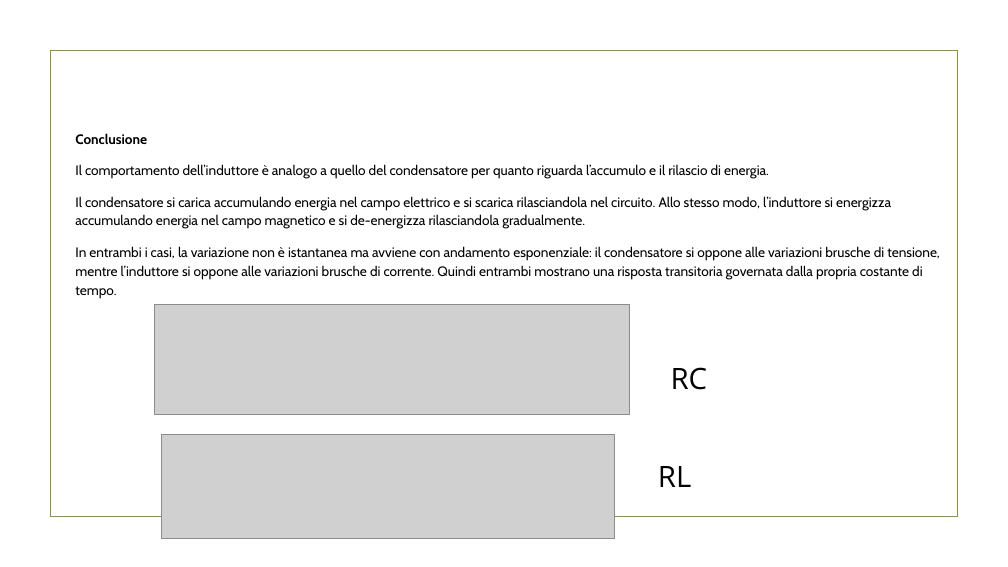
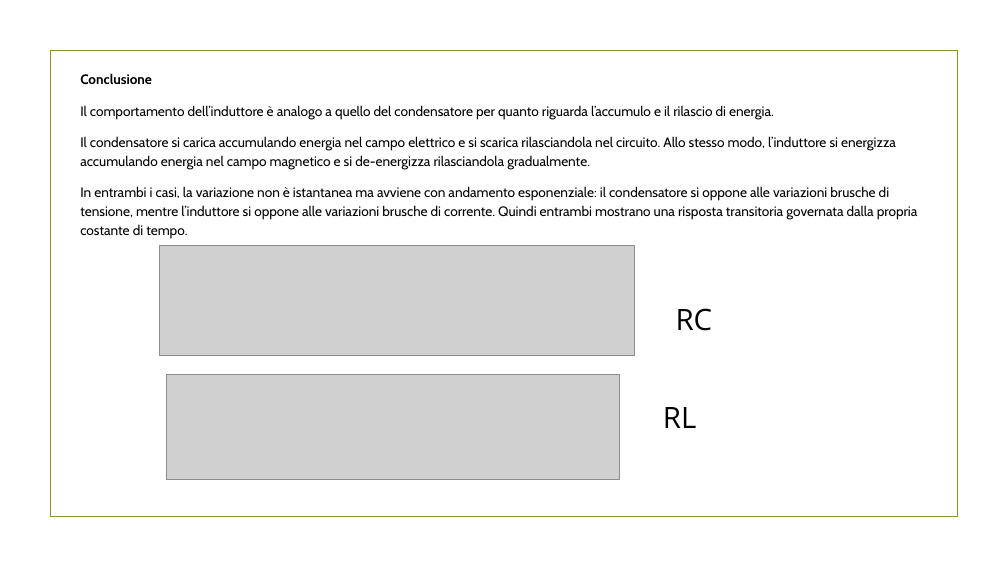
Before and after one commit to RiccardoSC2050/Progetto-sistemi-elettronici, a slide deck: slide 32 of presentazione/demoCompleta.pptx. Drawn at 1008x567 pixels with LibreOffice and Linux fonts; fonts in the diff are those of the drawing; grey boxes stand for pictures; background and template pictures are left out. Boxes give left, top, right and bottom in pixels: in the first picture for what was removed or moved away, otherwise in the second. Text is boxed around its words. In the diff, an @@ line names an element or a change of style, - is before the commit and + after.

```diff
--- a/presentazione/demoCompleta.pptx
+++ b/presentazione/demoCompleta.pptx
@@ text "Conclusione" rewrapped from (x1=75, y1=133, x2=940, y2=299) to (x1=80, y1=73, x2=918, y2=239) @@
@@ 2 pictures, 2 texts moved together from (x1=154, y1=305, x2=708, y2=539) to (x1=160, y1=245, x2=713, y2=479) @@
```
Also in this commit, not shown: 18 other slides changed, 41 slides added, 2 slides removed.
